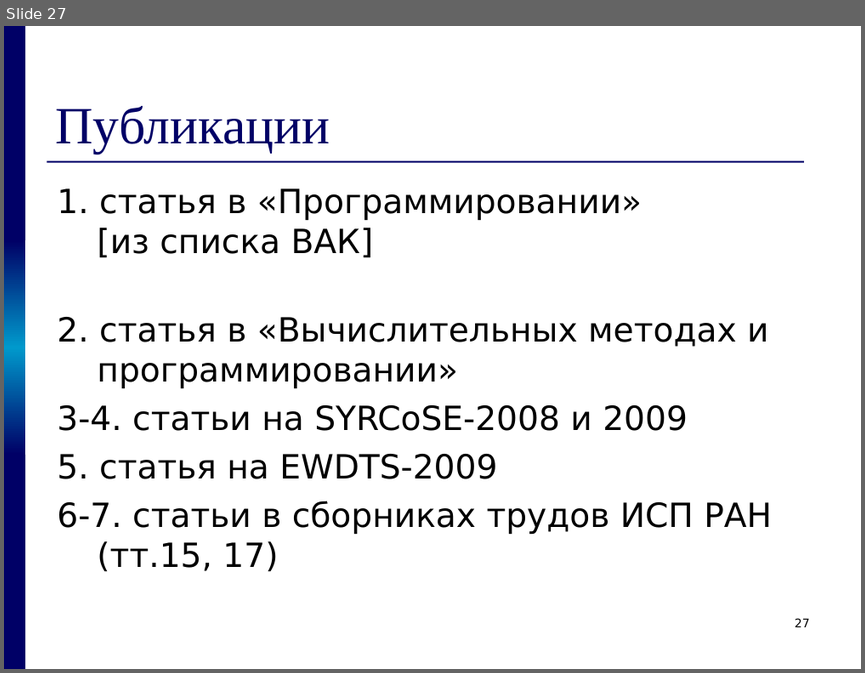
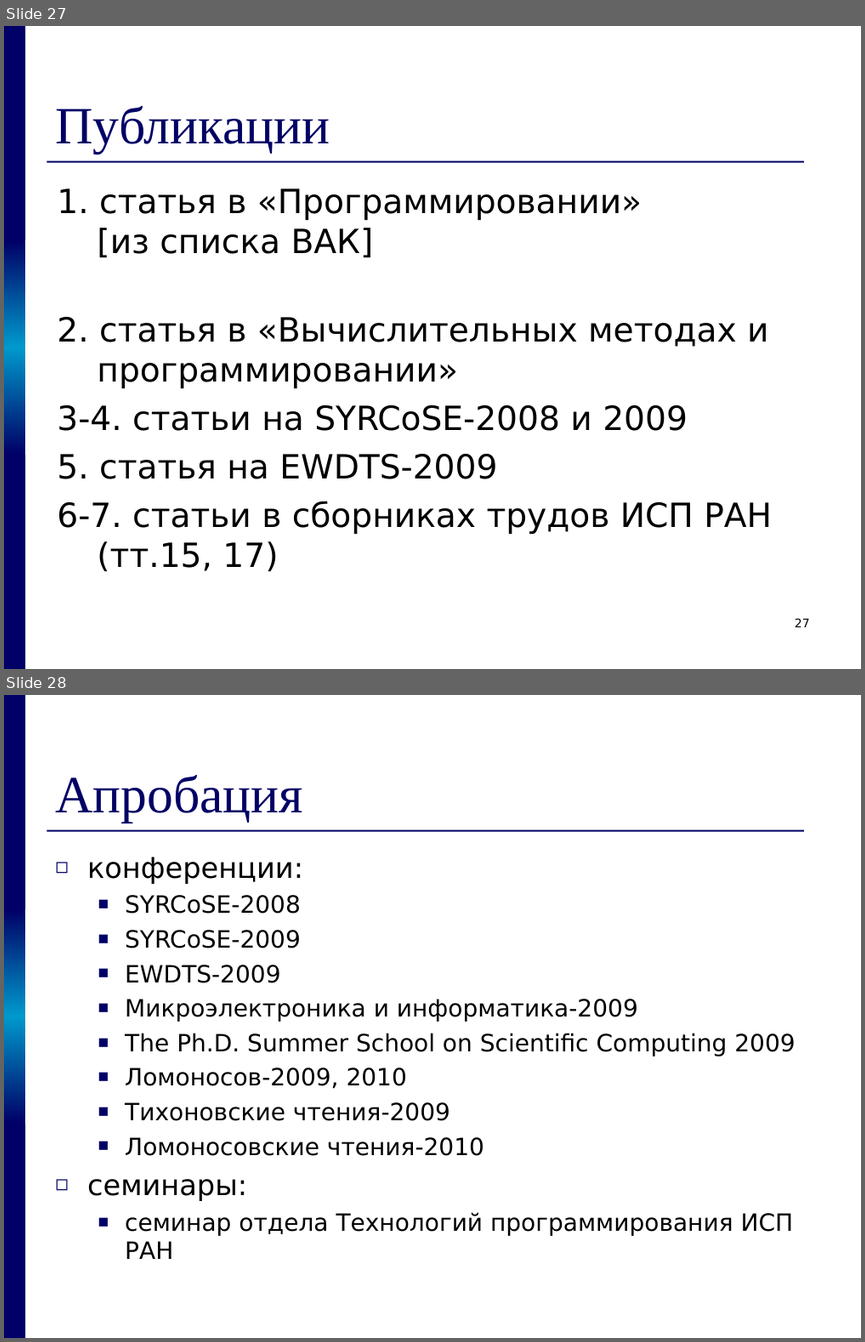
Before and after one commit to kornevgen/tesla-project, a slide deck: papers/THESIS/talks/pred/prethesis9.ppt. Shown one above the other, each under a label of ours: slide 27 before the commit, slides 27 and 28 after it. The pictures are 865x673 and 865x1342 pixels, drawn with LibreOffice and Linux fonts; fonts in the diff are those of the drawing. Boxes give left, top, right and bottom in pixels: in the first picture for what was removed or moved away, otherwise in the second. Text is boxed around its words. In the diff, an @@ line names an element or a change of style, - is before the commit and + after.

```diff
--- a/papers/THESIS/talks/pred/prethesis9.ppt
+++ b/papers/THESIS/talks/pred/prethesis9.ppt
@@ slide 28 added at (4,695,861,1338), background #FFFFFF; not listed: 4 template elements that a slide beside it also shows @@
@@ title added at (55,775,303,823), 44 pt, text #000066 @@
+Апробация
@@ text added at (87,857,794,1259), 20 pt, text #000000 @@
+◻ конференции:
+  ■ SYRCoSE-2008
+  ■ SYRCoSE-2009
+  ■ EWDTS-2009
+  ■ Микроэлектроника и информатика-2009
+  ■ The Ph.D. Summer School on Scientific Computing 2009
+  ■ Ломоносов-2009, 2010
+  ■ Тихоновские чтения-2009
+  ■ Ломоносовские чтения-2010
+◻ семинары:
+  ■ семинар отдела Технологий программирования ИСП РАН
```
Also in this commit, not shown: 10 slides changed.
